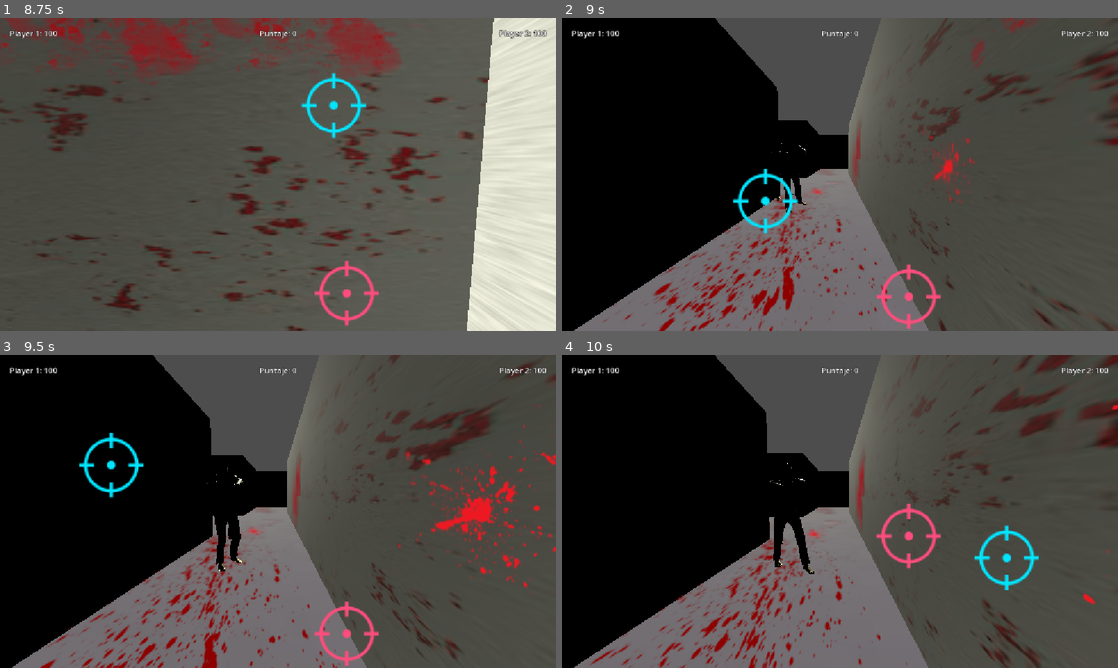
Above: before the commit, frames 1-4 (two rows, left to right).
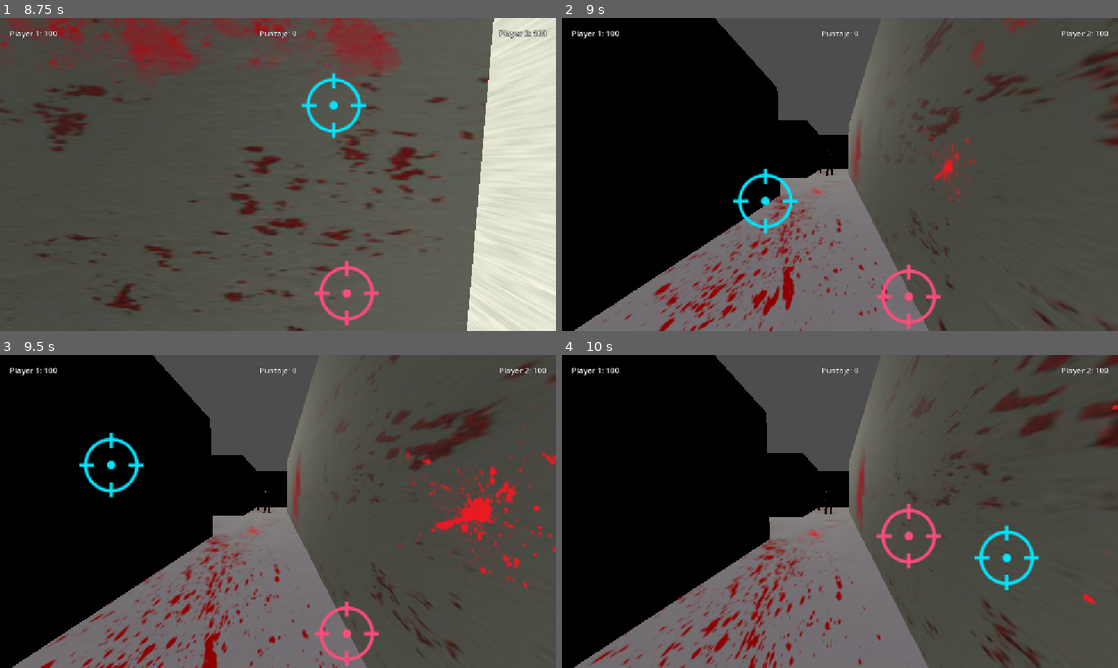
Above: after the commit, the same moments.

Repository: matiasaranibar37-spec/PerdonIng
Game: Godot game, scene res://scenes/main.tscn
Two runs of this game, one before a commit and one after it. Both use one fixed random seed, a clock stepped at 60 frames per second and the inputs below.
Inputs (mouse positions are in pixels of both pictures, inside the frame that each line leads up to):
- Up to frame 1 (8.75 s): move the mouse to (400, 158) at 0.52 s; hold D 0.53-1.25 s; hold T 0.53-1.25 s; click (400, 158) at 0.67 s; drag from (166, 190) to (250, 237) at 1.27 s; move the mouse to (333, 105) at 2.02 s; hold D 2.03-2.75 s; hold T 2.03-2.75 s; drag from (250, 237) to (111, 127) at 2.77 s; move the mouse to (444, 221) at 3.52 s; hold A 3.53-4.25 s; hold T 3.53-4.25 s; drag from (111, 127) to (194, 96) at 4.27 s; move the mouse to (305, 174) at 5.02 s; hold S 5.03-5.75 s; hold T 5.03-5.75 s; click (305, 174) at 5.17 s; drag from (194, 96) to (166, 190) at 5.77 s; move the mouse to (400, 158) at 6.52 s; hold W 6.53-7.25 s; hold T 6.53-7.25 s; drag from (166, 190) to (250, 237) at 7.27 s; move the mouse to (333, 105) at 8.02 s; hold S from 8.03 s (still down); hold T from 8.03 s (still down)
- Up to frame 2 (9 s): release S at 8.75 s; release T at 8.75 s; drag from (812, 237) to (673, 127) at 8.77 s
- Up to frame 3 (9.5 s): no input
- Up to frame 4 (10 s): move the mouse to (1006, 558) at 9.52 s; hold W from 9.53 s (still down); hold T from 9.53 s (still down); click (1006, 558) at 9.67 s

Frame 1 is identical in both runs. In frame 2, 0.2% of the frame differs, in the area x 37-49%, y 40-63%; in frame 3, 0.6%; in frame 4, 0.6%, in the area x 37-49%, y 34-70%.

Commit message:
Script de zombie modificado para detectar al player (si esta cerca)

Diff:
--- a/C/scenes/main.tscn
+++ b/C/scenes/main.tscn
@@ -12,9 +12,19 @@
 transform = Transform3D(1, 0, 0, 0, 1, 0, 0, 0, 1, -9.661598, 0, -1.0600901)
 
 [node name="CharacterBody3D" parent="zombies" unique_id=373837389 instance=ExtResource("2_0wfyh")]
-transform = Transform3D(1, 0, 0, 0, 1, 0, 0, 0, 1, 10.727942, 0, 0.56975603)
-speed = 2.0
+transform = Transform3D(-0.523756, 0, 0.8518683, 0, 1, 0, -0.8518683, 0, -0.523756, 8.231753, 0, -0.84550905)
 
 [node name="CharacterBody3D3" parent="zombies" unique_id=402766436 instance=ExtResource("2_0wfyh")]
-transform = Transform3D(1, 0, 0, 0, 1, 0, 0, 0, 1, 12.55577, 0, 0.07946777)
-speed = 1.5
+transform = Transform3D(-0.20204645, 0, 0.9793761, 0, 1, 0, -0.9793761, 0, -0.20204645, 10.40106, 0.08318806, -1.623663)
+
+[node name="CharacterBody3D2" parent="zombies" unique_id=962697534 instance=ExtResource("2_0wfyh")]
+transform = Transform3D(-0.50943935, 0, -0.86050653, 0, 1, 0, 0.86050653, 0, -0.50943935, 0.29231834, 0, -27.371838)
+
+[node name="CharacterBody3D4" parent="zombies" unique_id=664126951 instance=ExtResource("2_0wfyh")]
+transform = Transform3D(-0.523756, 0, 0.8518683, 0, 1, 0, -0.8518683, 0, -0.523756, 14.193613, 0, -11.353187)
+
+[node name="CharacterBody3D5" parent="zombies" unique_id=1477589969 instance=ExtResource("2_0wfyh")]
+transform = Transform3D(-0.90489167, 0, -0.42564148, 0, 1, 0, 0.42564148, 0, -0.90489167, 2.0229244, 0, -28.9292)
+
+[node name="CharacterBody3D6" parent="zombies" unique_id=872857008 instance=ExtResource("2_0wfyh")]
+transform = Transform3D(0.35538465, 0, -0.9347203, 0, 1, 0, 0.9347203, 0, 0.35538465, -1.1803513, 0, -32.233356)
--- a/C/scripts/zombie_base.gd
+++ b/C/scripts/zombie_base.gd
@@ -7,27 +7,29 @@
 @export var attack_damage: int = 10
 @export var attack_cooldown: float = 1.5
 
+@export_group("Vision y Deteccion")
+@export var detection_distance: float = 10.0 # Distancia máxima a la que detecta al jugador
+@export var detection_angle_degrees: float = 90.0 # Ángulo de visión frontal
+
 @onready var animation_player: AnimationPlayer = get_node_or_null("zombie_model/AnimationPlayer")
 
 var target_node: Node3D = null
 var is_dead: bool = false
 var is_attacking: bool = false
 var can_attack: bool = true
+var is_player_detected: bool = false # Estado de alerta del zombie
 
 func _ready() -> void:
 	if animation_player == null:
 		animation_player = get_node_or_null("AnimationPlayer")
 
-	# Busca automáticamente la cámara 3D activa en la escena actual
 	target_node = get_viewport().get_camera_3d()
-
 	play_animation("idle")
 
 func _physics_process(_delta: float) -> void:
 	if is_dead:
 		return
 
-	# Si la cámara cambió o aún no la encuentra, intenta volver a obtenerla
 	if target_node == null:
 		target_node = get_viewport().get_camera_3d()
 		return
@@ -35,11 +37,39 @@
 	var target_position = target_node.global_transform.origin
 	var distance = global_transform.origin.distance_to(target_position)
 
-	# Si está lejos, persigue a la cámara
+	# 1. COMPROBAR SI ESTÁ EN EL RANGO Y DELANTE DEL ZOMBIE
+	if not is_player_detected:
+		if distance <= detection_distance:
+			# Vector desde el zombie hacia el jugador (aplanado en el plano XZ)
+			var to_player = (target_position - global_transform.origin)
+			to_player.y = 0.0
+			to_player = to_player.normalized()
+
+			# Hacia dónde está mirando el zombie actualmente (-Z es el frente por defecto en Godot)
+			var zombie_forward = -global_transform.basis.z
+			zombie_forward.y = 0.0
+			zombie_forward = zombie_forward.normalized()
+
+			# Producto punto para calcular el ángulo coseno entre la mirada y el jugador
+			var dot_prod = zombie_forward.dot(to_player)
+			# Convertir el ángulo límite a coseno (el coseno del ángulo de visión / 2)
+			var angle_limit = cos(deg_to_rad(detection_angle_degrees / 2.0))
+
+			if dot_prod >= angle_limit:
+				is_player_detected = true
+				print("¡Jugador detectado en el campo de visión!")
+
+	# 2. SI NO HA SIDO DETECTADO, SE QUEDA EN IDLE
+	if not is_player_detected:
+		velocity = Vector3.ZERO
+		play_animation("idle")
+		return
+
+	# 3. SI YA FUE DETECTADO, PERSIGUE O ATACA NORMALMENTE
 	if distance > attack_distance:
 		is_attacking = false
 		var direction = (target_position - global_transform.origin).normalized()
-		direction.y = 0.0 # Mantiene el movimiento en el plano horizontal
+		direction.y = 0.0
 
 		if direction.length() > 0.0:
 			look_at(global_transform.origin + direction, Vector3.UP)
@@ -48,7 +78,6 @@
 		move_and_slide()
 		play_animation("walk")
 	else:
-		# Al llegar al rango de ataque ataca
 		velocity = Vector3.ZERO
 		if can_attack:
 			trigger_attack()
@@ -61,11 +90,14 @@
 func recibir_dano(cantidad: int) -> void:
 	take_damage(cantidad)
 
-#SALUD, ANIMACIONES Y DAÑO
+# SALUD, ANIMACIONES Y DAÑO
 
 func take_damage(amount: int) -> void:
 	if is_dead:
 		return
+
+	# Si le disparan desde fuera de su campo de visión, se activa automáticamente para defenderse
+	is_player_detected = true
 
 	health -= amount
 	print("Zombie impactado. Vida restante: ", health)
@@ -77,7 +109,6 @@
 
 func play_reaction_hit() -> void:
 	play_animation("reaction_hit")
-	# Breve pausa por impacto antes de continuar persiguiendo
 	await get_tree().create_timer(0.3).timeout
 	if not is_dead and not is_attacking:
 		play_animation("walk")
@@ -87,23 +118,21 @@
 	can_attack = false
 	play_animation("attack")
 
-	# Hace daño a la salud de los jugadores
 	if get_node_or_null("/root/GameManager"):
 		var gm = get_node("/root/GameManager")
 		gm.p1_health = max(0, gm.p1_health - attack_damage)
 		gm.p2_health = max(0, gm.p2_health - attack_damage)
 
-		# Actualiza el HUD
 		var hud = get_tree().current_scene.get_node_or_null("HUD")
+
 		if hud and hud.has_method("actualizar_hud"):
 			hud.actualizar_hud()
 
-	print("¡El zombie atacó a los jugadores! Daño: ", attack_damage)
+			print("¡El zombie atacó a los jugadores! Daño: ", attack_damage)
 
-	# Cooldown de ataque
-	await get_tree().create_timer(attack_cooldown).timeout
-	can_attack = true
-	is_attacking = false
+			await get_tree().create_timer(attack_cooldown).timeout
+			can_attack = true
+			is_attacking = false
 
 func die() -> void:
 	if is_dead:
@@ -112,7 +141,6 @@
 	is_dead = true
 	velocity = Vector3.ZERO
 
-	# Suma puntos
 	if get_node_or_null("/root/GameManager"):
 		GameManager.add_score(score_value)
 
